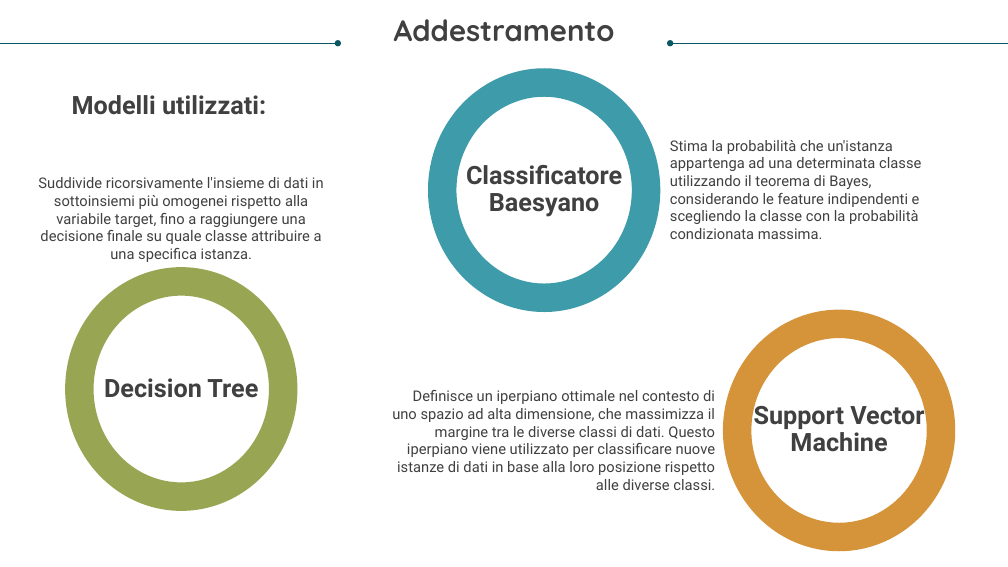
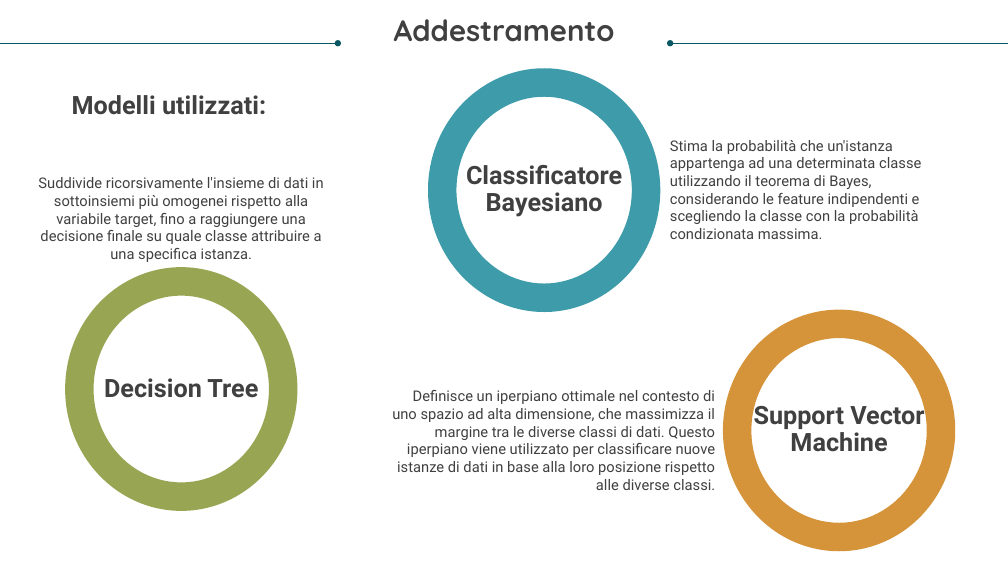
Before and after one commit to frapule20/PROJECTS, a slide deck: slide 10 of Fake News Detection/Fake News Detection.pptx. Drawn at 1008x567 pixels with LibreOffice and Linux fonts; fonts in the diff are those of the drawing. Boxes give left, top, right and bottom in pixels: in the first picture for what was removed or moved away, otherwise in the second. Text is boxed around its words. In the diff, an @@ line names an element or a change of style, - is before the commit and + after.

```diff
--- a/Fake News Detection/Fake News Detection.pptx
+++ b/Fake News Detection/Fake News Detection.pptx
@@ text at box(466, 165, 622, 217): text changed @@
-Classificatore Baesyano
+Classificatore Bayesiano
```
Also in this commit, not shown: 1 other slide changed, 1 other file.
